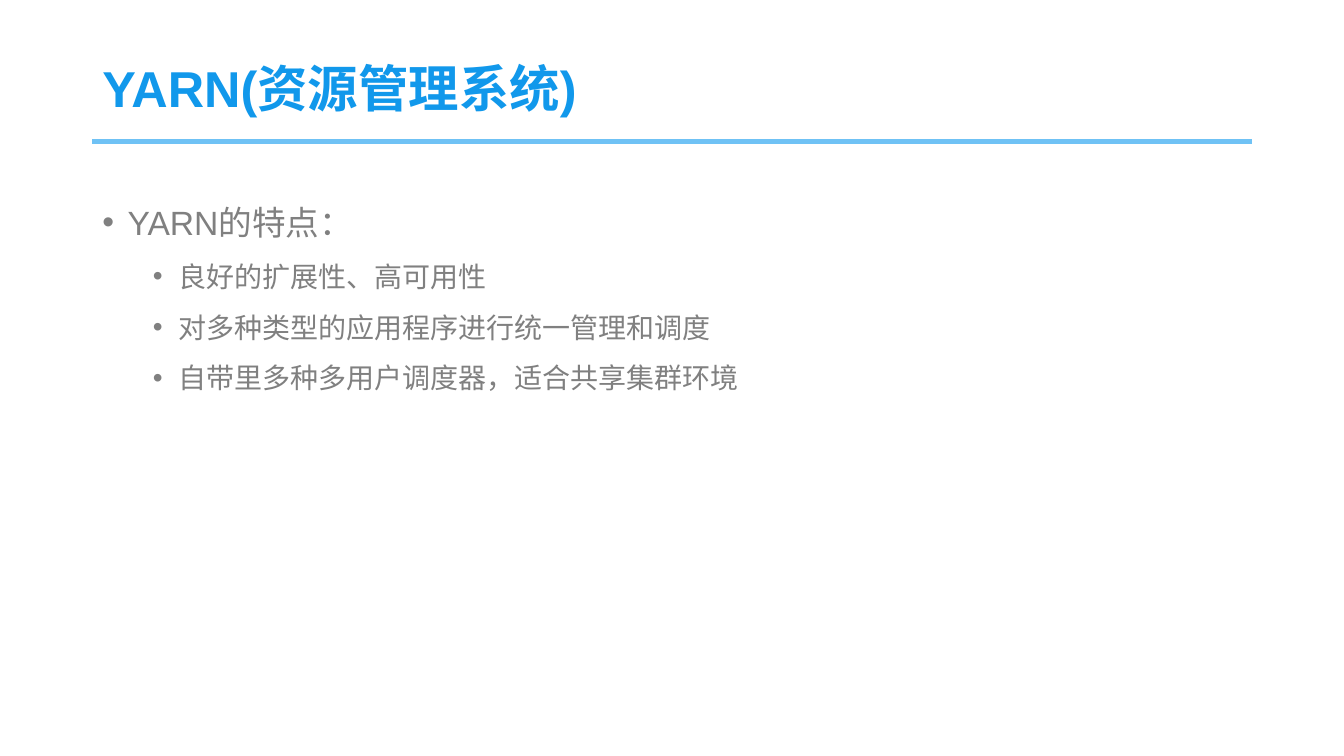
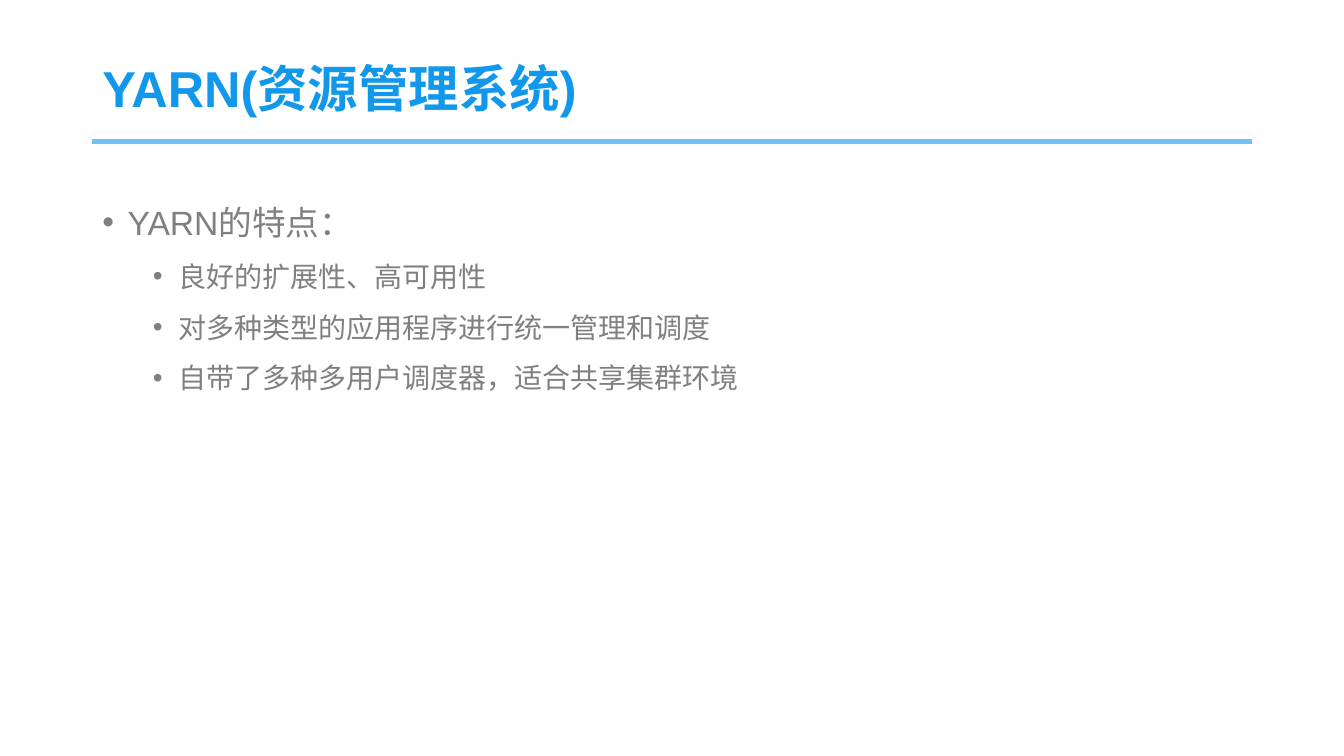
Before and after one commit to xrw560/knowledge-store, a slide deck: slide 63 of cusppt/hadoop.pptx. Drawn at 1344x756 pixels with LibreOffice and Linux fonts; fonts in the diff are those of the drawing; background and template pictures are left out. Boxes give left, top, right and bottom in pixels: in the first picture for what was removed or moved away, otherwise in the second. Text is boxed around its words. In the diff, an @@ line names an element or a change of style, - is before the commit and + after.

```diff
--- a/cusppt/hadoop.pptx
+++ b/cusppt/hadoop.pptx
@@ text at bbox=[178, 364, 739, 391]: text changed @@
-  • 自带里多种多用户调度器，适合共享集群环境
+  • 自带了多种多用户调度器，适合共享集群环境
```
Also in this commit, not shown: 2 other slides changed, 2 other files.
